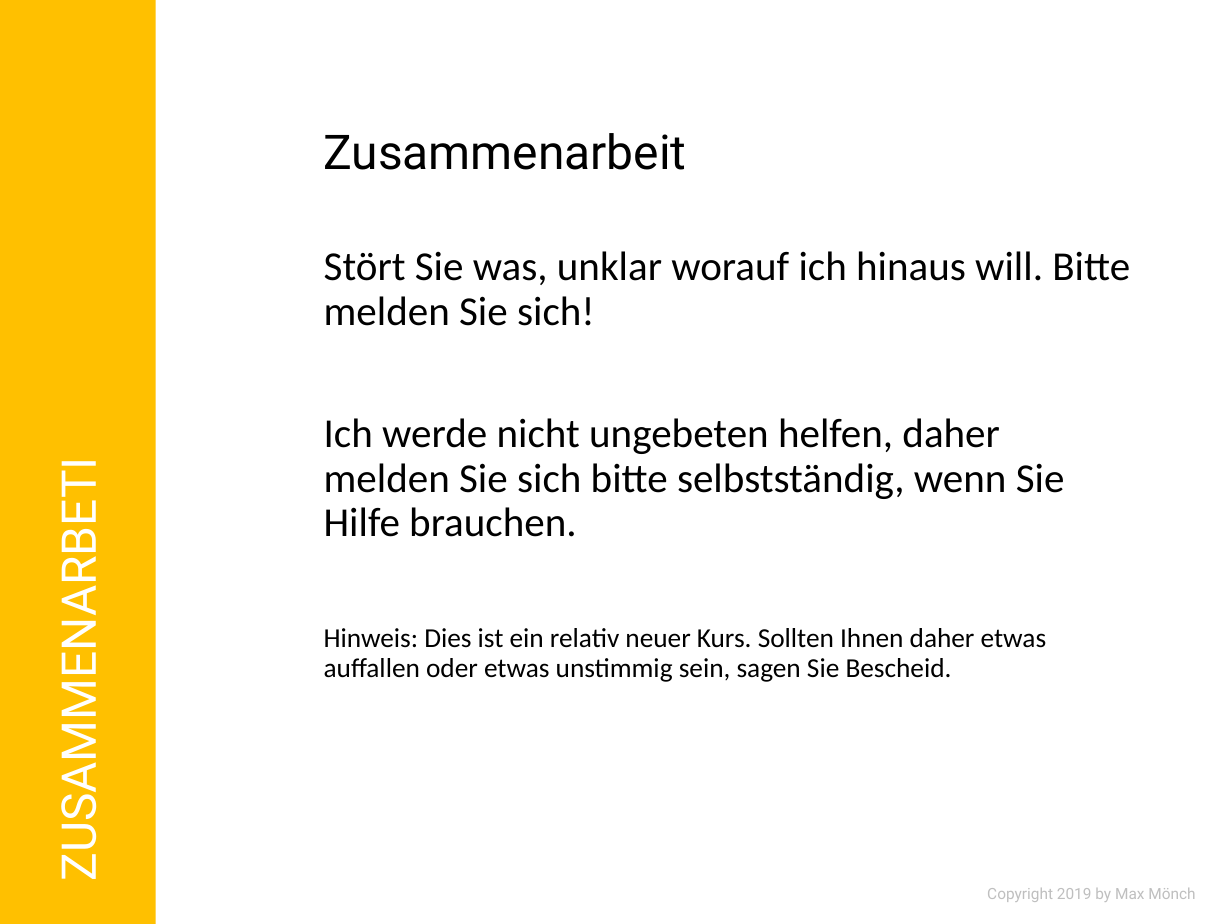
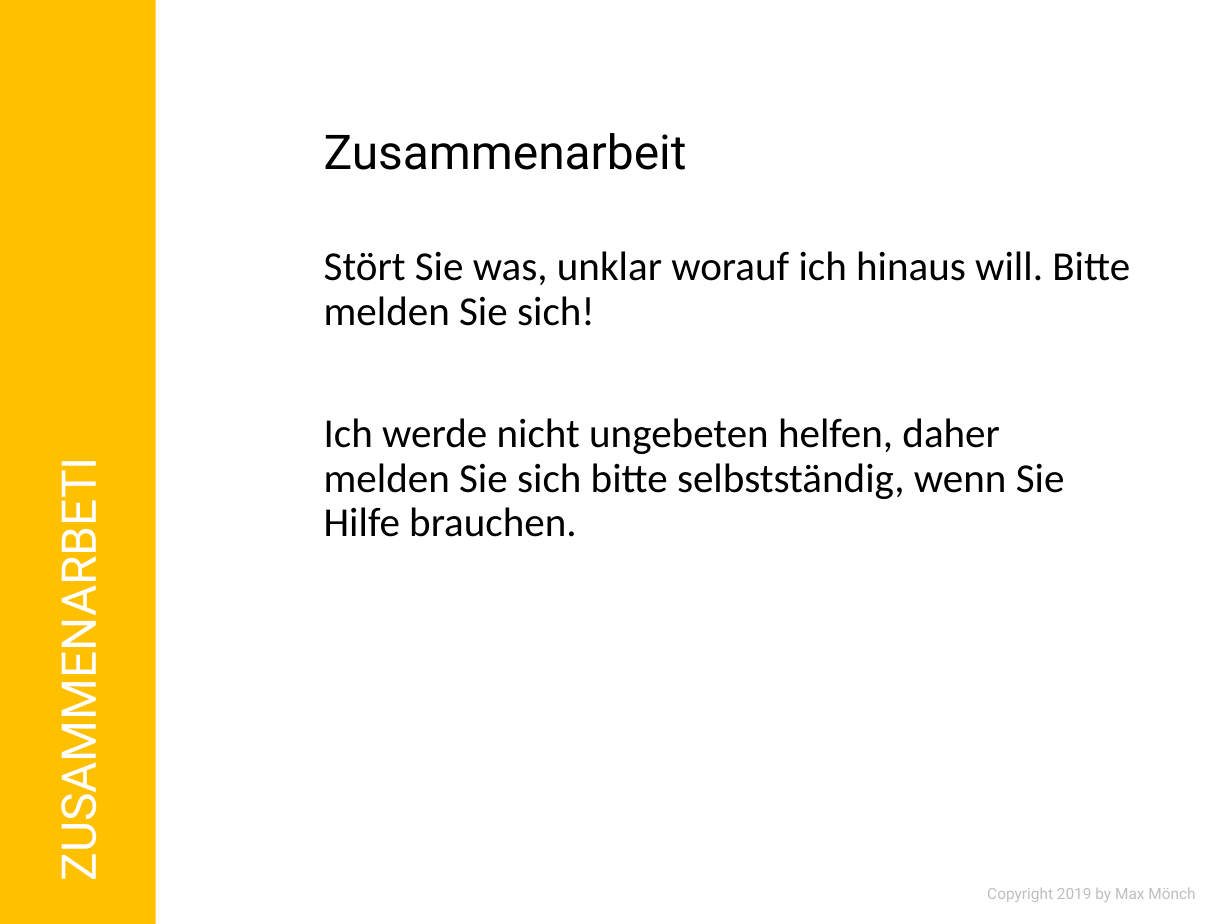
Before and after one commit to MonksterFX/pandas-basic, a slide deck: slide 10 of praesentation/pandas-basic.pptx (slide 9 before the commit). Drawn at 1232x924 pixels with LibreOffice and Linux fonts; fonts in the diff are those of the drawing; background and template pictures are left out. Boxes give left, top, right and bottom in pixels: in the first picture for what was removed or moved away, otherwise in the second. Text is boxed around its words. In the diff, an @@ line names an element or a change of style, - is before the commit and + after.

```diff
--- a/praesentation/pandas-basic.pptx
+++ b/praesentation/pandas-basic.pptx
@@ text at (324, 628, 1047, 682): paragraph removed @@
-Hinweis: Dies ist ein relativ neuer Kurs. Sollten Ihnen daher etwas auffallen oder etwas unstimmig sein, sagen Sie Bescheid.
```
Also in this commit, not shown: 6 other slides changed, 6 slides added, 11 other files.
